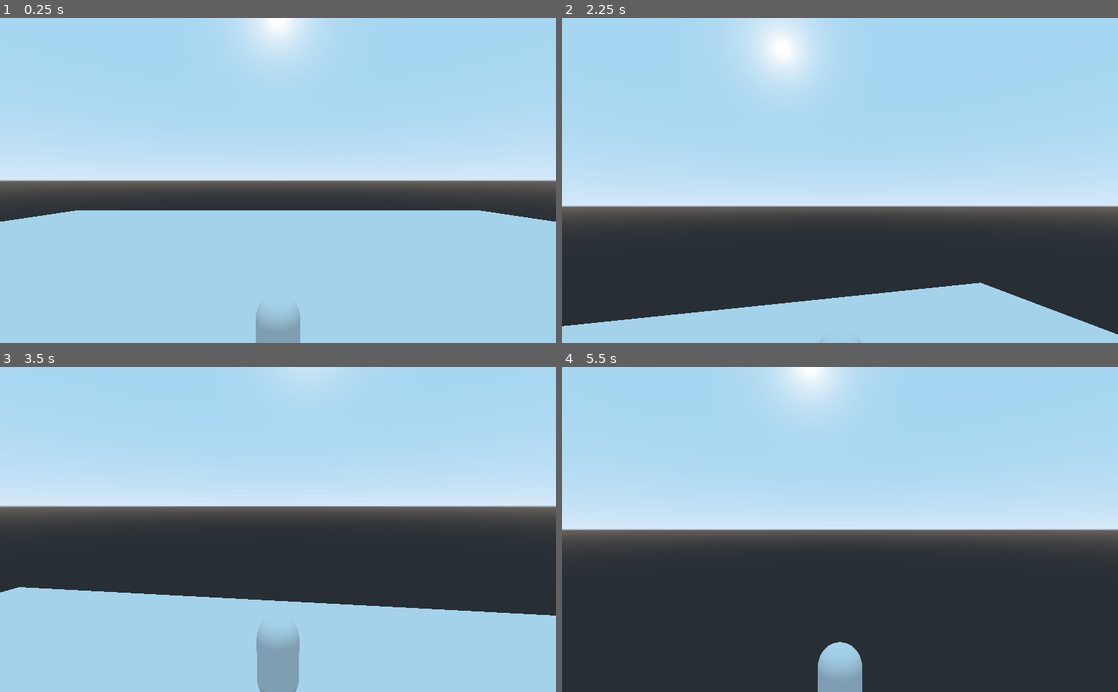
Above: before the commit, frames 1-4 (two rows, left to right).
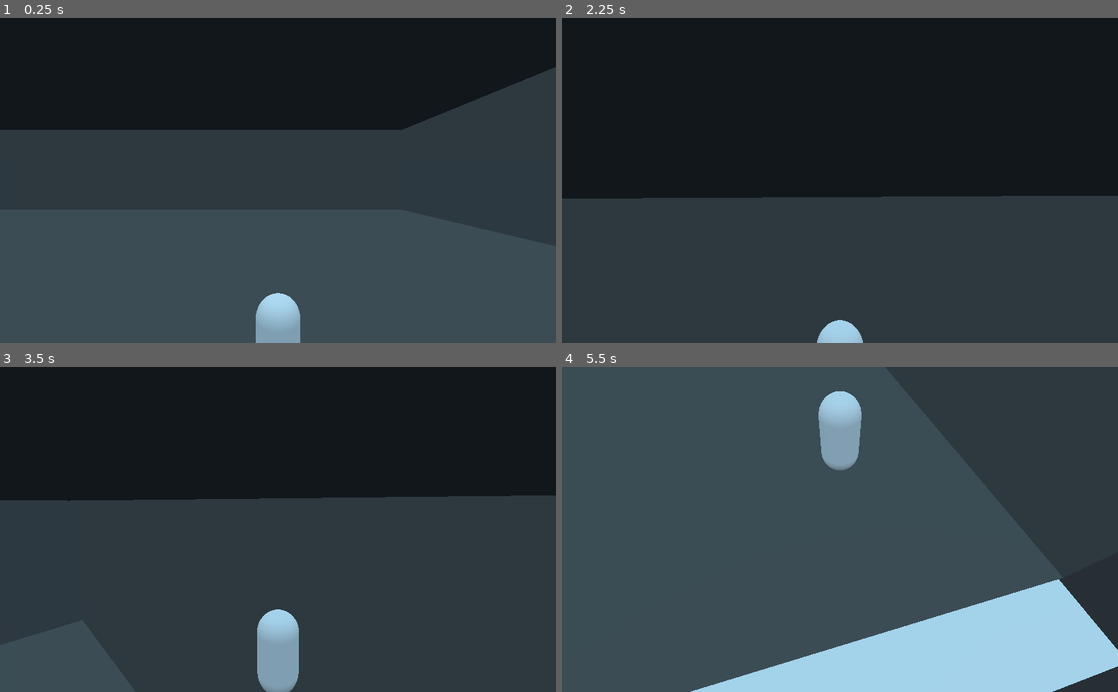
Above: after the commit, the same moments.

Repository: Rushhourzet/Glep
Game: Godot game, scene res://Map1.tscn
Same seed, same stepped clock (60 frames per second), same inputs: the game is played once before the commit and once after it.
Inputs (mouse positions are in pixels of both pictures, inside the frame that each line leads up to):
- Up to frame 1 (0.25 s): no input
- Up to frame 2 (2.25 s): tap Enter at 0.5 s; move the mouse to (867, 180) at 0.52 s; hold W (move_forward) from 0.53 s (still down); tap Shift (dash) at 0.6, 1.55, 2.1 s; tap Space (jump) at 0.77, 1.52 s; click (867, 180) at 0.8 s; move the mouse to (812, 180) at 1.27 s; click (812, 180) at 1.35 s; move the mouse to (851, 174) at 2.02 s
- Up to frame 3 (3.5 s): keep holding W (move_forward); click (289, 523) at 2.3 s; move the mouse to (272, 536) at 2.77 s; click (272, 536) at 2.85 s; tap Space (jump) at 3.02 s; tap Shift (dash) at 3.05 s
- Up to frame 4 (5.5 s): move the mouse to (878, 532) at 3.52 s; tap Shift (dash) at 3.6, 4.55, 5.1 s; tap Space (jump) at 3.77, 4.52, 5 s; click (878, 532) at 3.8 s; tap Escape (ui_cancel) at 4.15 s; move the mouse to (673, 480) at 4.27 s; release W (move_forward) at 4.28 s; hold A (left) 4.28-5.03 s; click (673, 480) at 4.35 s; move the mouse to (845, 529) at 5.02 s; hold W (move_forward) from 5.03 s (still down); click (845, 529) at 5.3 s

The runs differ from the first frame. In frame 1, 93% of the frame differs, in the area x 0-100%, y 0-100%; in frame 2, 72%; in frame 3, 72%; in frame 4, 93%.

Commit message:
Instantiating GSP works, Fix Position

Diff:
--- a/Glep/Character.gd
+++ b/Glep/Character.gd
@@ -1,19 +1,26 @@
 extends RigidBody
 
-var moveSpeed = 20
+signal createSubtractingMesh
+
+var moveSpeed = 100
 var jumpForce = 40
 var rotationSpeed = 0.01
 var velocity = Vector3()
 var dashFactor = 5
 var jump = false
 var doubleJump = true
+var camera = Camera
+var rayCast = RayCast
+var ray_length = 100
+var rc_position = Vector3()
 
-
-
+func _ready():
+	camera = $PlayerCamera
+	rayCast = $PlayerCamera/RayCast
 
 func _physics_process(delta):
+	#move
 	apply_impulse(Vector3(), get_input() * delta * moveSpeed)
-
 	#Grounded or on Wall
 	if contacts_reported > 1:
 		jump = true
@@ -26,14 +33,25 @@
 	if Input.is_action_just_pressed("jump") and contacts_reported == 0 and doubleJump:
 		apply_impulse(Vector3(), Vector3.UP * jumpForce)
 		doubleJump = false
+	#dash
 	if Input.is_action_just_pressed("dash") and $dashCD.is_stopped():
 		apply_impulse(Vector3(), get_input() * delta * moveSpeed * dashFactor)
-
+	#Lock and Unlock mouse
+	if Input.is_action_just_pressed("ui_cancel") and Input.get_mouse_mode() == Input.MOUSE_MODE_CAPTURED:
+		Input.set_mouse_mode(Input.MOUSE_MODE_VISIBLE)
+	if Input.is_action_just_pressed("shoot") and Input.get_mouse_mode() == Input.MOUSE_MODE_VISIBLE:
+		Input.set_mouse_mode(Input.MOUSE_MODE_CAPTURED)
+	#Raycast
+	if rayCast.collide_with_bodies and Input.is_action_just_pressed("shoot"):
+		#print(rayCast.get_collider().get_script())
+		GlobalVars.rc_position = rayCast.get_collision_point()
+		emit_signal("createSubtractingMesh")
 
 func _unhandled_input(event):
-	if event is InputEventMouseMotion:
-		$Camera.rotate_x(-event.relative.y * rotationSpeed)
+	if event is InputEventMouseMotion and Input.get_mouse_mode() == Input.MOUSE_MODE_CAPTURED:
+		$PlayerCamera.rotate_x(-event.relative.y * rotationSpeed)
 		rotate_y(-event.relative.x * rotationSpeed)
+		$PlayerCamera.rotation_degrees.x = clamp($PlayerCamera.rotation_degrees.x, -90, 90)
 
 func get_input():
 	velocity = Vector3()
--- a/Glep/Character.tscn
+++ b/Glep/Character.tscn
@@ -13,7 +13,10 @@
 [sub_resource type="SphereShape" id=3]
 radius = 0.594697
 
-[node name="Character" type="RigidBody"]
+[node name="Character" type="RigidBody" groups=[
+"Player",
+]]
+collision_mask = 7
 mode = 2
 mass = 5.0
 contacts_reported = 2
@@ -33,8 +36,15 @@
 transform = Transform( 1, 0, 0, 0, -4.37114e-08, -1, 0, 1, -4.37114e-08, 0, 0.656245, 0 )
 shape = SubResource( 3 )
 
-[node name="Camera" type="Camera" parent="."]
+[node name="PlayerCamera" type="Camera" parent="."]
 transform = Transform( 1, 0, 0, 0, 1, 0, 0, 0, 1, 0, 3.74055, 4.14896 )
+
+[node name="RayCast" type="RayCast" parent="PlayerCamera"]
+transform = Transform( 1, 0, 0, 0, 1, 0, 0, 0, 1, 0, 0, -0.234138 )
+enabled = true
+cast_to = Vector3( 0, 0, -50 )
+collision_mask = 6
+collide_with_areas = true
 
 [node name="jumpCD" type="Timer" parent="."]
 wait_time = 0.25
--- /dev/null
+++ b/Glep/GlobalVars.gd
@@ -0,0 +1,6 @@
+extends Node
+
+var rc_position = Vector3()
+
+func _ready():
+	pass
--- a/Glep/Map1.gd
+++ /dev/null
@@ -1,10 +0,0 @@
-extends Spatial
-
-func _ready():
-	Input.set_mouse_mode(Input.MOUSE_MODE_CAPTURED)
-
-func _physics_process(delta):
-	if Input.is_action_just_pressed("ui_cancel") and Input.get_mouse_mode() == Input.MOUSE_MODE_CAPTURED:
-		Input.set_mouse_mode(Input.MOUSE_MODE_VISIBLE)
-	if Input.is_action_just_pressed("shoot") and Input.get_mouse_mode() == Input.MOUSE_MODE_VISIBLE:
-		Input.set_mouse_mode(Input.MOUSE_MODE_CAPTURED)
--- a/Glep/Map1.tscn
+++ b/Glep/Map1.tscn
@@ -1,24 +1,45 @@
-[gd_scene load_steps=5 format=2]
+[gd_scene load_steps=7 format=2]
 
-[ext_resource path="res://Map1.gd" type="Script" id=1]
+[ext_resource path="res://OuterBox.gd" type="Script" id=1]
 [ext_resource path="res://Character.tscn" type="PackedScene" id=2]
 
-[sub_resource type="PlaneMesh" id=1]
-size = Vector2( 50, 50 )
+[sub_resource type="CubeMesh" id=1]
+flip_faces = true
+size = Vector3( 60, 20, 60 )
 
-[sub_resource type="ConvexPolygonShape" id=2]
-points = PoolVector3Array( 25, 0, 25, -25, 0, 25, 25, 0, -25, -25, 0, -25 )
+[sub_resource type="SpatialMaterial" id=2]
+albedo_color = Color( 0.364706, 0.356863, 0.34902, 1 )
 
-[node name="Spatial" type="Spatial"]
+[sub_resource type="CubeMesh" id=3]
+material = SubResource( 2 )
+size = Vector3( 50, 10, 50 )
+
+[sub_resource type="SpatialMaterial" id=4]
+albedo_color = Color( 0.509804, 0.270588, 0.270588, 1 )
+
+[node name="Map1" type="Spatial"]
+
+[node name="OuterBox" type="CSGMesh" parent="."]
+transform = Transform( 1, 0, 0, 0, 1, 0, 0, 0, 1, -9.51137, 4.93369, -0.0145855 )
+calculate_tangents = false
+use_collision = true
+collision_layer = 2
+collision_mask = 5
+mesh = SubResource( 1 )
 script = ExtResource( 1 )
 
-[node name="Floor" type="StaticBody" parent="."]
+[node name="InnerBox" type="CSGMesh" parent="OuterBox"]
+operation = 2
+mesh = SubResource( 3 )
 
-[node name="MeshInstance" type="MeshInstance" parent="Floor"]
-mesh = SubResource( 1 )
-material/0 = null
+[node name="CSGSphere" type="CSGSphere" parent="OuterBox/InnerBox"]
+transform = Transform( 1, 0, 0, 0, 1, 0, 0, 0, 1, 0, -4, 23 )
+radius = 2.324
+rings = 5
+material = SubResource( 4 )
 
-[node name="Character" parent="Floor/MeshInstance" instance=ExtResource( 2 )]
+[node name="Character" parent="." instance=ExtResource( 2 )]
 
-[node name="CollisionShape" type="CollisionShape" parent="Floor"]
-shape = SubResource( 2 )
+[node name="OmniLight" type="OmniLight" parent="."]
+transform = Transform( 1, 0, 0, 0, 1, 0, 0, 0, 1, 0, 6.26728, 0 )
+[connection signal="createSubtractingMesh" from="Character" to="OuterBox" method="_on_Character_createSubtractingMesh"]
--- /dev/null
+++ b/Glep/OuterBox.gd
@@ -0,0 +1,21 @@
+extends CSGMesh
+
+func createSubtractingMesh():
+	#print(self.get_children())
+	var lastChild = childRecursion(self)
+	var subtractingMesh = CSGSphere.new()
+	subtractingMesh.global_translate(subtractingMesh.transform.origin + GlobalVars.rc_position)
+	print(lastChild)
+	print(GlobalVars.rc_position)
+	print(subtractingMesh.transform.origin)
+	if lastChild != null:
+		lastChild.add_child(subtractingMesh)
+
+func childRecursion(child):
+	while child.get_child_count() > 0:
+		child = child.get_child(0)
+	return child
+
+
+func _on_Character_createSubtractingMesh():
+	createSubtractingMesh()
--- a/Glep/PlayerBody2D.gd
+++ /dev/null
@@ -1,23 +0,0 @@
-extends RigidBody2D
-
-export (int) var speed = 500
-
-var velocity = Vector2()
-
-func get_input():
-    velocity = Vector2()
-    if Input.is_action_pressed('right'):
-        velocity.x += 1
-    if Input.is_action_pressed('left'):
-        velocity.x -= 1
-    if Input.is_action_pressed('down'):
-        velocity.y += 1
-    if Input.is_action_pressed('up'):
-        velocity.y -= 1
-
-func _physics_process(delta):
-	get_input()
-	velocity = velocity.normalized() * speed * delta
-	apply_impulse(Vector2(), velocity)
-	print (velocity)
-	print (linear_velocity * delta)
--- a/Glep/RigidBody.gd
+++ /dev/null
@@ -1,29 +0,0 @@
-extends RigidBody
-
-export (int) var speed = 200
-export (float) var _friction = 5
-
-var velocity = Vector2()
-
-func get_input():
-    velocity = Vector2()
-    if Input.is_action_pressed('right'):
-        velocity.x += 1
-        return true
-    if Input.is_action_pressed('left'):
-        velocity.x -= 1
-        return true
-    if Input.is_action_pressed('down'):
-        velocity.y += 1
-        return true
-    if Input.is_action_pressed('up'):
-        velocity.y -= 1
-        return true
-    return false
-
-func _physics_process(delta):
-	get_input()
-	velocity = velocity.normalized() * speed
-	add_force(velocity, velocity*delta )
-	print (velocity)
-	print (linear_velocity * delta)
--- a/Glep/project.godot
+++ b/Glep/project.godot
@@ -18,6 +18,10 @@
 config/name="Glep"
 run/main_scene="res://Map1.tscn"
 config/icon="res://icon.png"
+
+[autoload]
+
+GlobalVars="*res://GlobalVars.gd"
 
 [input]
 
@@ -82,6 +86,12 @@
  ]
 }
 
+[layer_names]
+
+3d_physics/layer_1="player"
+3d_physics/layer_2="environment"
+3d_physics/layer_3="destructibles"
+
 [rendering]
 
 environment/default_environment="res://default_env.tres"
Not shown, added: Glep/GlobalVars.gdns
